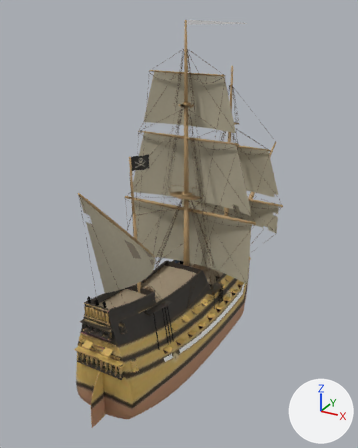
The glTF model public/ships/galleon.glb, before and after one commit.
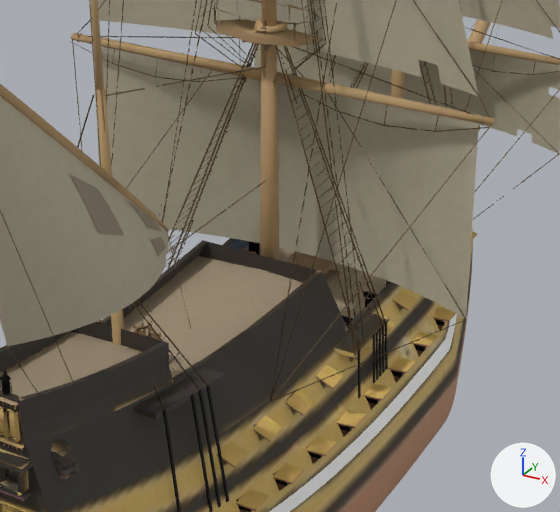
The first picture shows the older version from a 50 mm lens placed at (28.8, -55.5, 40.5), pointed at (-2.8, 1.9, 11.8). The close-ups show the older and then the newer version on the part from 29% to 77% of the width and 41% to 77% of the height of that picture. Only the edits that show in the close-ups are written down. Arrows for +X, +Y and +Z are at lower right; the lights stay in place. Where no turn or scale is listed for an object, it has been applied to the vertices.

In view in the first close-up: 'Bulwarks', 'Castle_Poop', 'Castle_Quarter', 'Channels', 'Deck_Poop', 'Deck_Quarter', 'Hull', 'Hull_Stripe', 'Masts', 'Rigging', 'Sails', 'Yard_02' and 39 more.
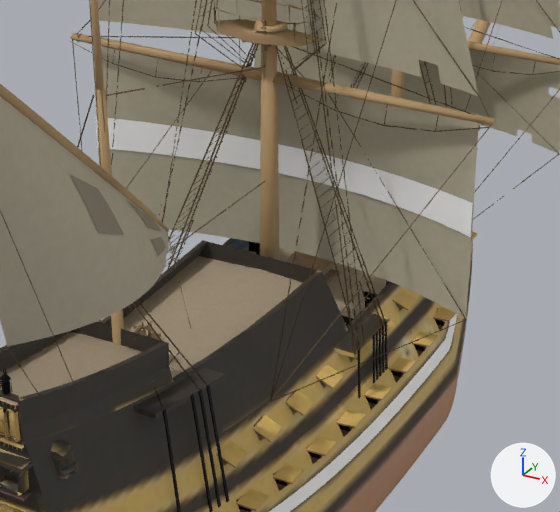
Pixel boxes (x1, y1, x2, y2) of what changed, in the close-ups (560 x 512 px):
'Sail_Band', added
    after: (96, 117, 474, 237)

Patch to the scene script:
```diff
--- a/public/ships/galleon.glb.py
+++ b/public/ships/galleon.glb.py
@@ mat_galleon_sailband @@
+mat_galleon_sailband = principled_material('Galleon_SailBand')
+mat_galleon_sailband.base_color = (1.0, 1.0, 1.0)  # white #ffffff
+mat_galleon_sailband.roughness = 0.7
@@ me_sail_band @@
+me_sail_band.from_pydata(...)  # 114 vertices, 144 faces; spans x -9.1..9.1, y -0.6..1.1, z 10.2..11.7
+me_sail_band.materials.append(mat_galleon_sailband)  # white #ffffff
@@ ob_sail_band @@
+ob_sail_band = bpy.data.objects.new('Sail_Band', me_sail_band)
+ob_sail_band.location = (0.0, 0.0, 0.0)
```
